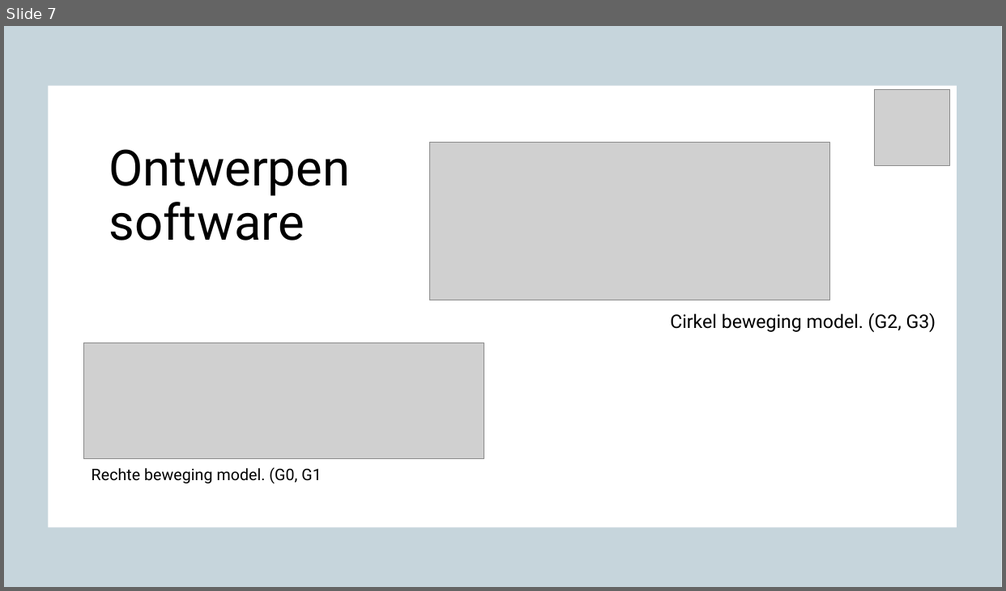
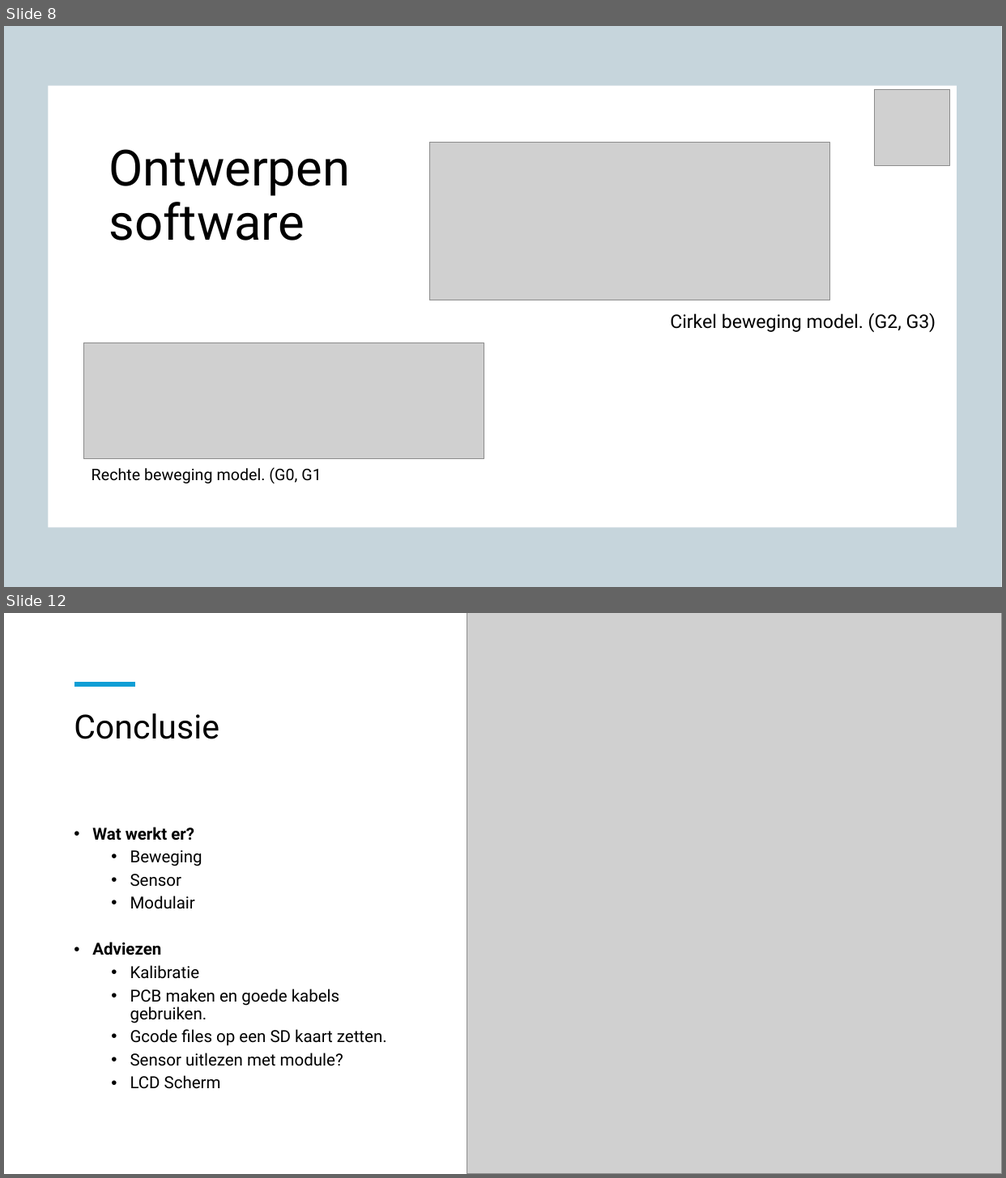
Before and after one commit to OlafGoud/Freesbank, a slide deck: documentatie/Presentaties/95presentatie.pptx. Shown one above the other, each under a label of ours: slide 7 before the commit, slides 8 and 12 after it; the slides between them are not shown. The pictures are 1006x591 and 1006x1178 pixels, drawn with LibreOffice and Linux fonts; fonts in the diff are those of the drawing; grey boxes stand for pictures; background and template pictures are left out. Boxes give left, top, right and bottom in pixels: in the first picture for what was removed or moved away, otherwise in the second. Text is boxed around its words. In the diff, an @@ line names an element or a change of style, - is before the commit and + after.

```diff
--- a/documentatie/Presentaties/95presentatie.pptx
+++ b/documentatie/Presentaties/95presentatie.pptx
@@ slide 12 added at (4,613,1002,1174), background #FFFFFF @@
@@ picture added at (467,613,1002,1174) @@
@@ line added from (75, 684) to (135, 684), #0F9ED5 4.5 pt @@
@@ title added at (74,713,219,739), 32 pt, text #000000 @@
+Conclusie
@@ text added at (92,827,387,1089), 16 pt, text #000000 @@
+• Wat werkt er?
+  • Beweging
+  • Sensor
+  • Modulair
+• Adviezen
+  • Kalibratie
+  • PCB maken en goede kabels gebruiken.
+  • Gcode files op een SD kaart zetten.
+  • Sensor uitlezen met module?
+  • LCD Scherm
@@ what was slide 7 is now slide 8 @@
```
Also in this commit, not shown: 3 slides changed, 9 other slides added, 5 slides removed, 5 other files.
